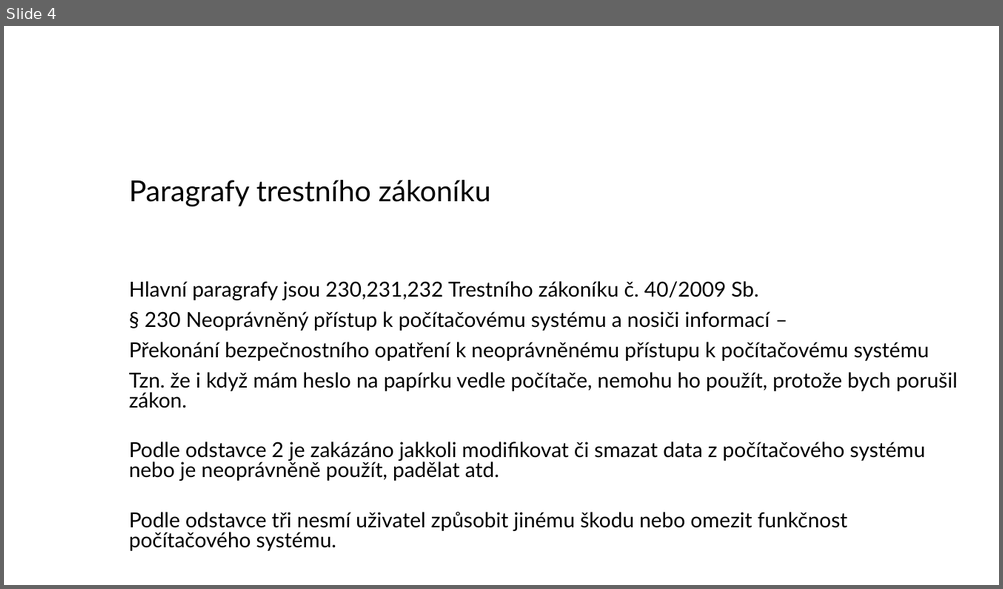
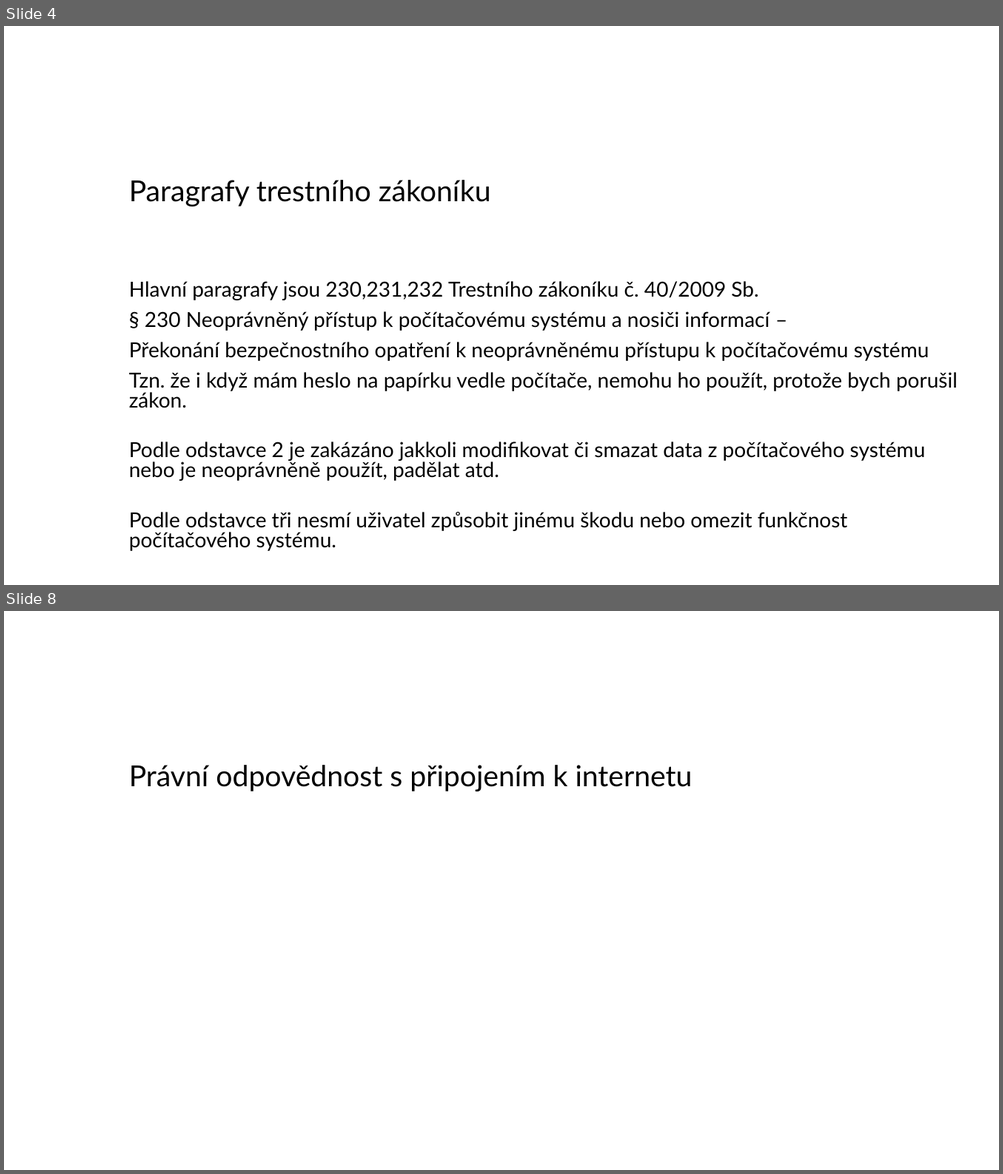
Before and after one commit to zimice/pr2_it_use, a slide deck: Kochanek_projekt_II_it_use_liability.pptx. Shown one above the other, each under a label of ours: slide 4 before the commit, slides 4 and 8 after it; the slides between them are not shown. The pictures are 1003x589 and 1003x1174 pixels, drawn with LibreOffice and Linux fonts; fonts in the diff are those of the drawing; background and template pictures are left out. Boxes give left, top, right and bottom in pixels: in the first picture for what was removed or moved away, otherwise in the second. Text is boxed around its words. In the diff, an @@ line names an element or a change of style, - is before the commit and + after.

```diff
--- a/Kochanek_projekt_II_it_use_liability.pptx
+++ b/Kochanek_projekt_II_it_use_liability.pptx
@@ slide 8 added at (4,611,999,1170), background #FFFFFF @@
@@ title added at (129,765,692,792), 28 pt, text #000000 @@
+Právní odpovědnost s připojením k internetu
```
Also in this commit, not shown: 2 slides changed, 1 other slide added, 1 other file.
